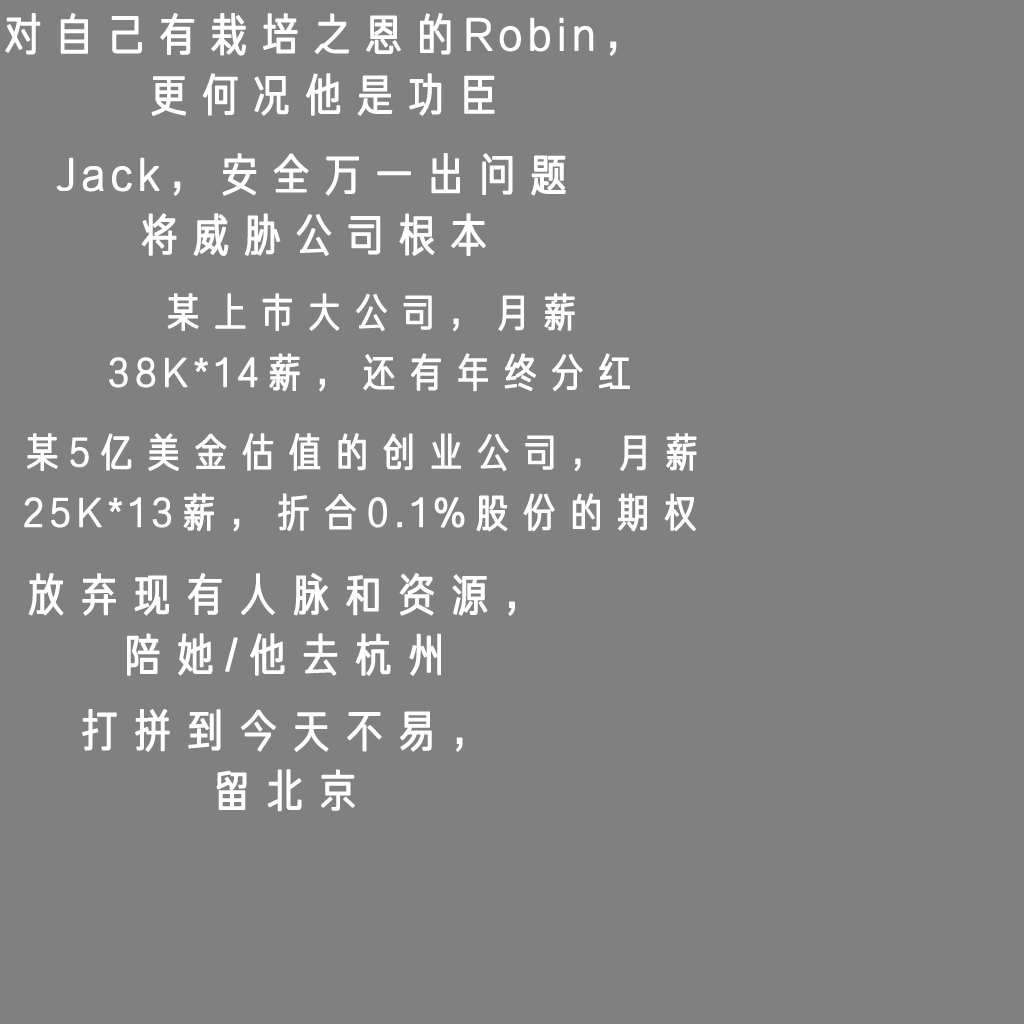
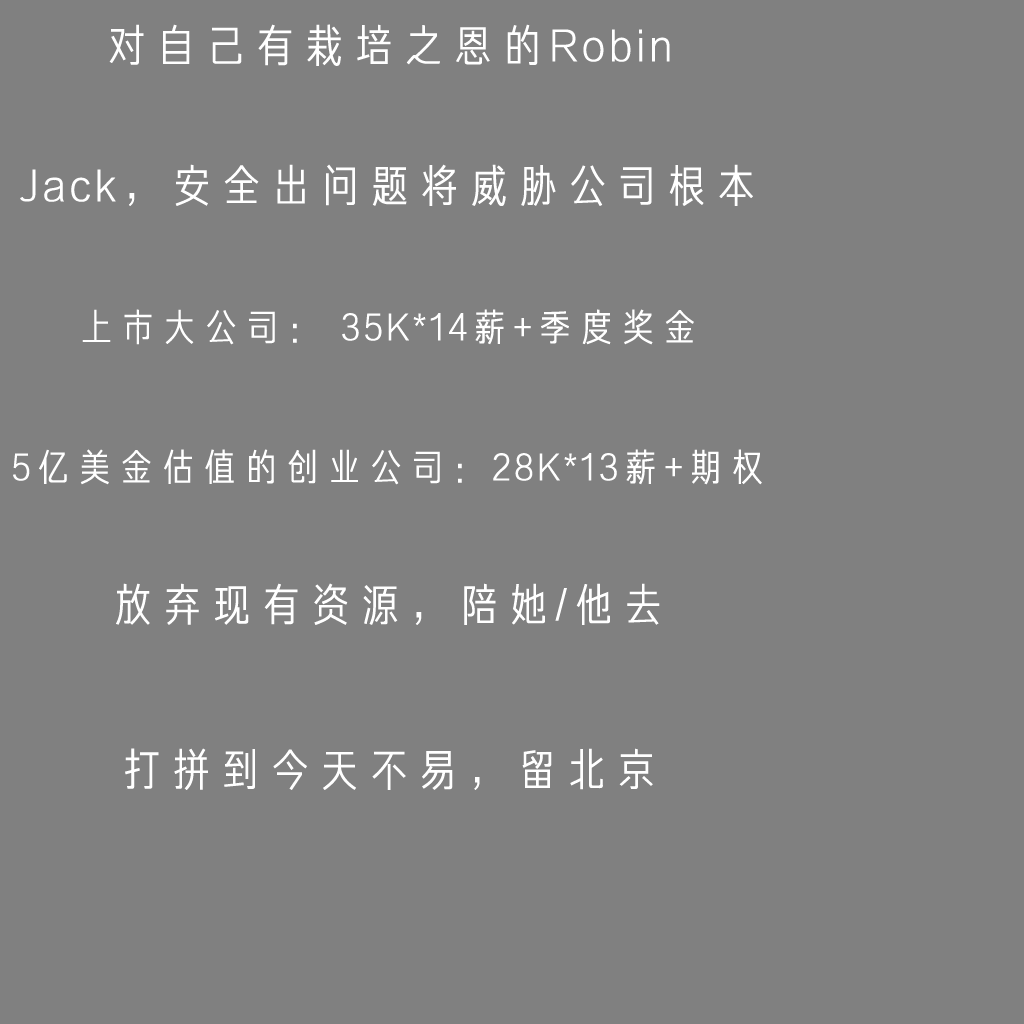
Before/after of a 1024 × 1024 layered artwork. What changed in the layer stack:
added layer "打拼到今天不易，留北京" above "放弃现有资源，陪她/他去" over (125, 748, 653, 790)
added layer "放弃现有资源，陪她/他去" above "5亿美金估值的创业公司：28K*13薪+期权" over (116, 583, 660, 625)
added layer "5亿美金估值的创业公司：28K*13薪+期权" above "上市大公司： 35K*14薪+季度奖金" over (13, 449, 762, 485)
added layer "上市大公司： 35K*14薪+季度奖金" above "Jack，安全出问题将威胁公司根本" over (82, 309, 694, 345)
added layer "Jack，安全出问题将威胁公司根本" above "对自己有栽培之恩的Robin" over (20, 164, 753, 206)
added layer "对自己有栽培之恩的Robin" above "放弃现有人脉和资源， 陪她/他去杭州" over (109, 24, 670, 66)
hid "放弃现有人脉和资源， 陪她/他去杭州" over (28, 573, 515, 676)
hid "打拼到今天不易， 留北京" over (82, 708, 463, 812)
hid "对自己有栽培之恩的Robin， 更何况他是功臣" over (5, 13, 617, 116)
hid "Jack，安全万一出问题 将威胁公司根本" over (56, 153, 566, 256)
hid "某上市大公司，月薪 38K*14薪，还有年终分红" over (109, 293, 630, 392)
hid "某5亿美金估值的创业公司，月薪 25K*13薪，折合0.1%股份的期权" over (24, 433, 697, 532)
